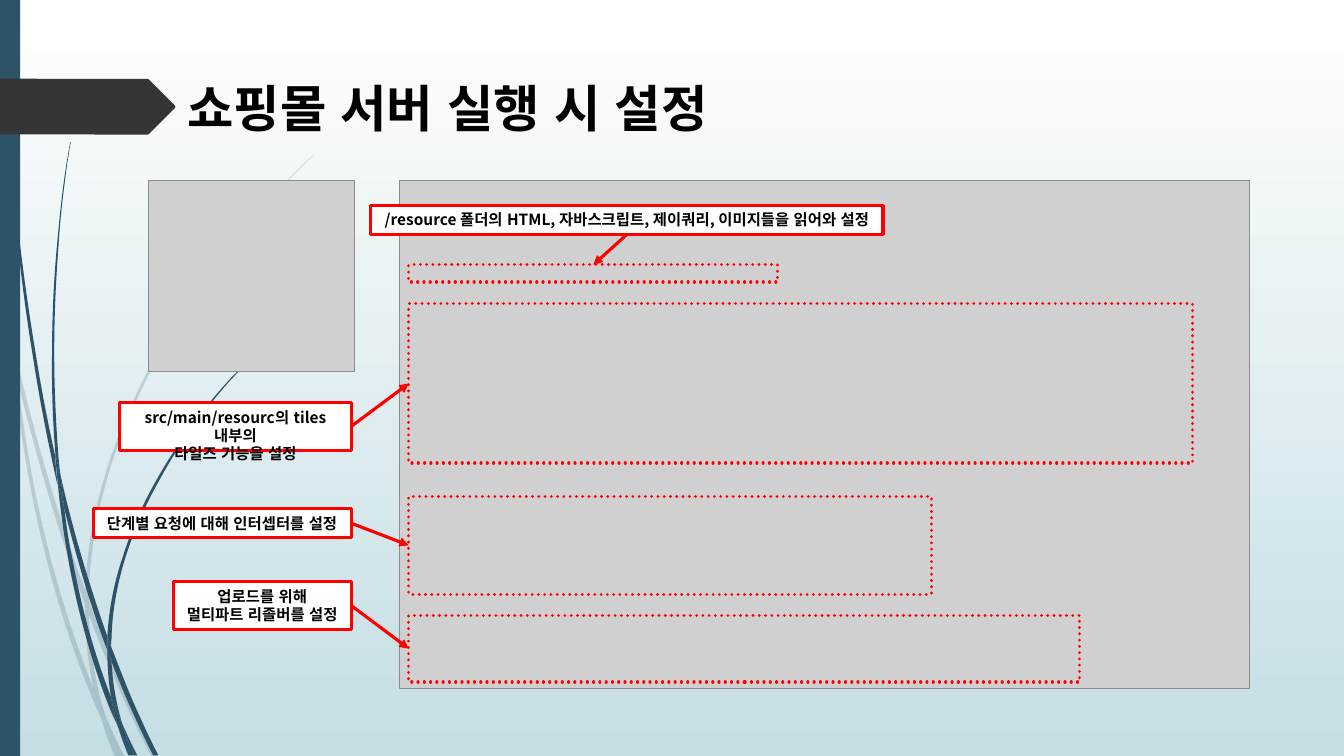
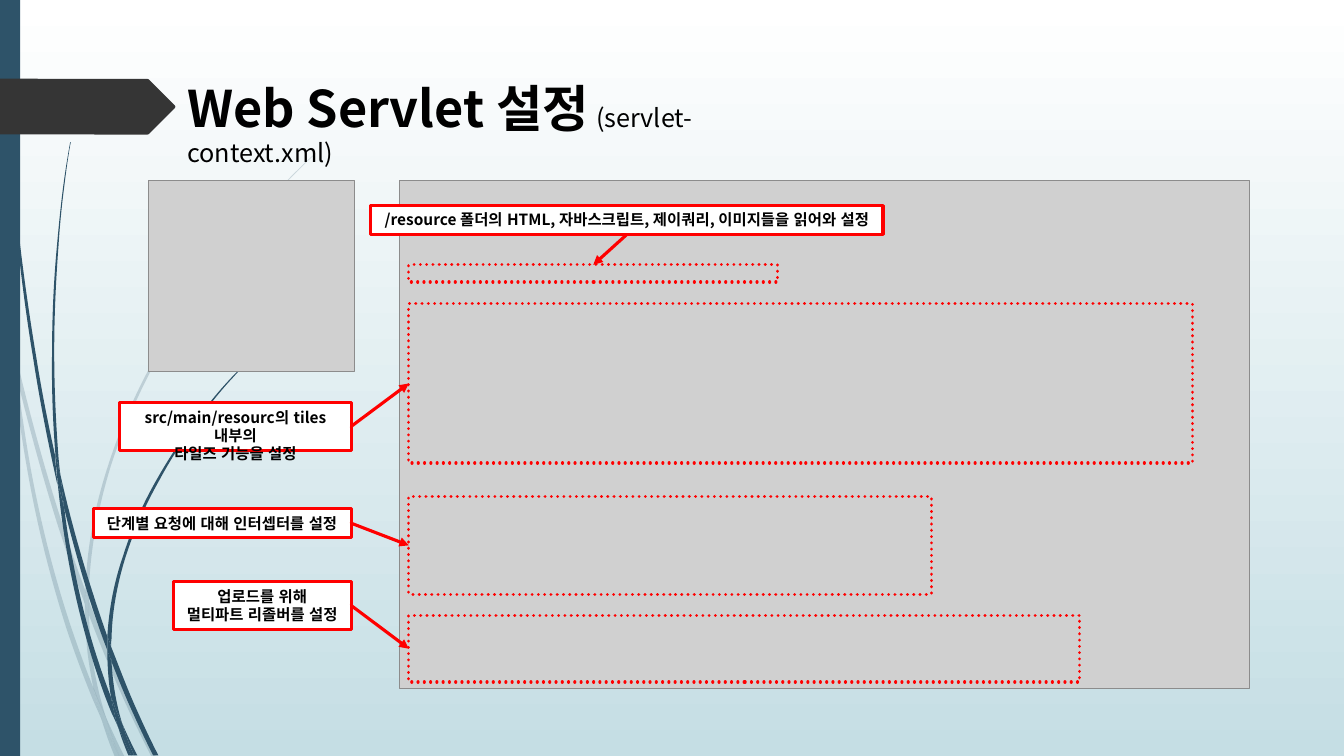
Before and after one commit to himediaai/DongOuk, a slide deck: slide 9 of 쇼핑몰.pptx (slide 6 before the commit). Drawn at 1344x756 pixels with LibreOffice and Linux fonts; fonts in the diff are those of the drawing; grey boxes stand for pictures. Boxes give left, top, right and bottom in pixels: in the first picture for what was removed or moved away, otherwise in the second. Text is boxed around its words. In the diff, an @@ line names an element or a change of style, - is before the commit and + after.

```diff
--- a/쇼핑몰.pptx
+++ b/쇼핑몰.pptx
@@ text at [187,84,692,167]: text changed; size 36 to 18 pt; bold off @@
-쇼핑몰 서버 실행 시 설정
+Web Servlet 설정 (servlet-context.xml)
```
Also in this commit, not shown: 2 other slides changed, 5 slides added, 1 slide removed.
